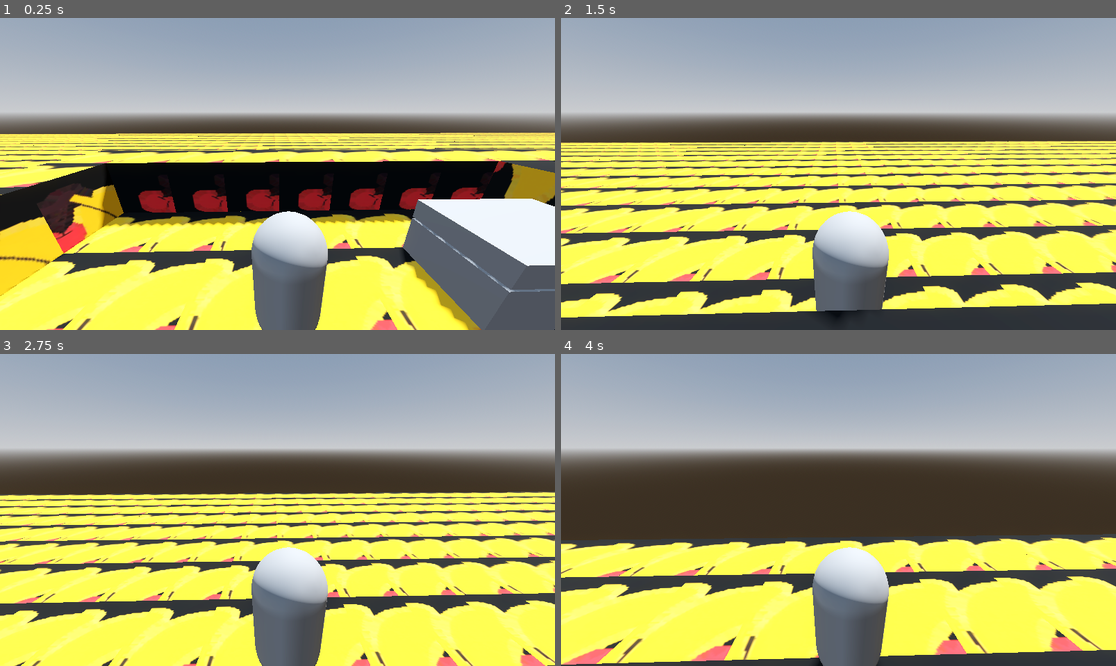
Above: before the commit, frames 1-4 (two rows, left to right).
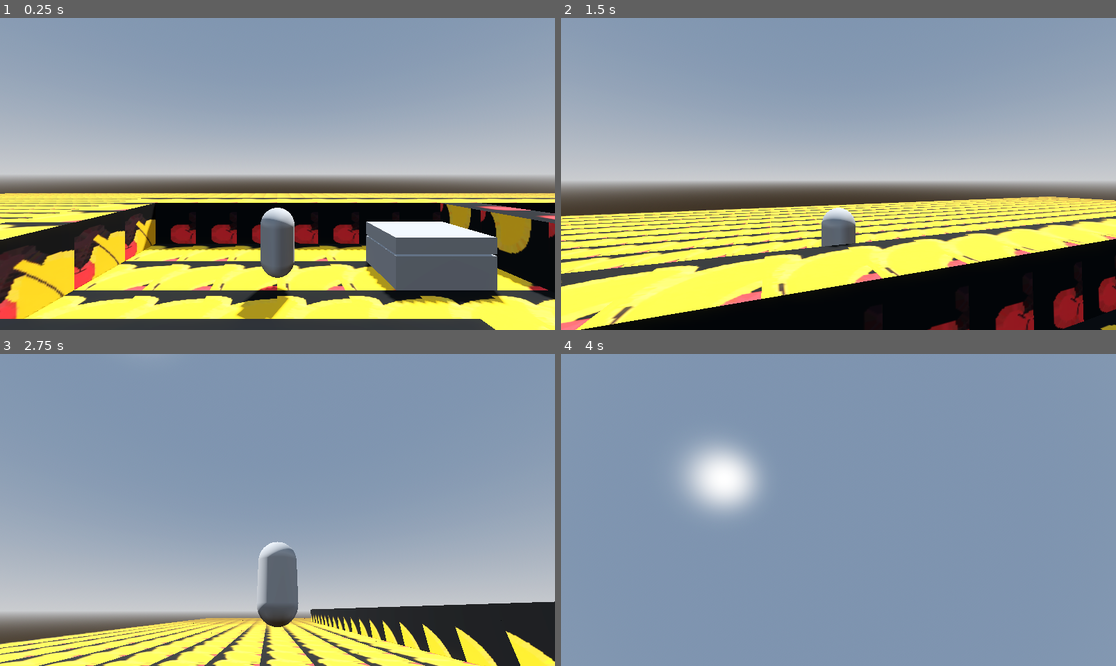
Above: after the commit, the same moments.

Repository: PHS-TSA/arch
Game: Godot game, scene res://scenes/main.tscn
The game is run twice, just before and just after one commit, with the same random seed, the same clock (stepped at 60 frames per second) and the same inputs.
Inputs (mouse positions are in pixels of both pictures, inside the frame that each line leads up to):
- Up to frame 1 (0.25 s): no input
- Up to frame 2 (1.5 s): tap Enter (jump) at 0.5, 0.77 s; move the mouse to (866, 174) at 0.52 s; hold Up (move_forward) 0.53-1.28 s; hold Tab (toggle_mouse_capture) 0.53-1.28 s; move the mouse to (727, 189) at 1.27 s; hold Down (move_backwards) from 1.28 s (still down); tap Tab (toggle_mouse_capture) at 1.35 s
- Up to frame 3 (2.75 s): tap Enter (jump) at 1.52 s; tap Space at 2 s; move the mouse to (288, 503) at 2.02 s; release Down (move_backwards) at 2.03 s; hold Up (move_forward) from 2.03 s (still down); hold Tab (toggle_mouse_capture) from 2.03 s (still down)
- Up to frame 4 (4 s): keep holding Up (move_forward); move the mouse to (810, 572) at 2.77 s; release Tab (toggle_mouse_capture) at 2.78 s; tap Tab (toggle_mouse_capture) at 2.85 s; tap Enter (jump) at 3.02, 3.77 s; move the mouse to (877, 513) at 3.52 s; hold Tab (toggle_mouse_capture) from 3.53 s (still down)

The runs differ from the first frame. In frame 1, 78% of the frame differs, in the area x 0-100%, y 9-100%; in frame 2, 77%; in frame 3, 89%; in frame 4, 94%, in the area x 0-100%, y 0-100%.

Commit message:
fix: allow moving camera

Diff:
--- a/scenes/main.tscn
+++ b/scenes/main.tscn
@@ -34,12 +34,6 @@
 [node name="CharacterBody3D" parent="." unique_id=603631026 instance=ExtResource("2_0wfyh")]
 transform = Transform3D(1, 0, 0, 0, 1, 0, 0, 0, 1, 0, 0.5, 0)
 
-[node name="Camera3D" type="Camera3D" parent="CharacterBody3D" unique_id=1366572285]
-transform = Transform3D(0.9997248, 0.0074480805, -0.022249483, 0.00061069714, 0.9396974, 0.3420066, 0.023455076, -0.341926, 0.9394341, -0.099488616, 1.117457, 0.8983754)
-current = true
-fov = 85.0
-far = 100.0
-
 [node name="chest" parent="." unique_id=1127407156 instance=ExtResource("4_jyhfs")]
 transform = Transform3D(1, 0, 0, 0, 1, 0, 0, 0, 1, 2.5, -0.25, -0.5)
 
